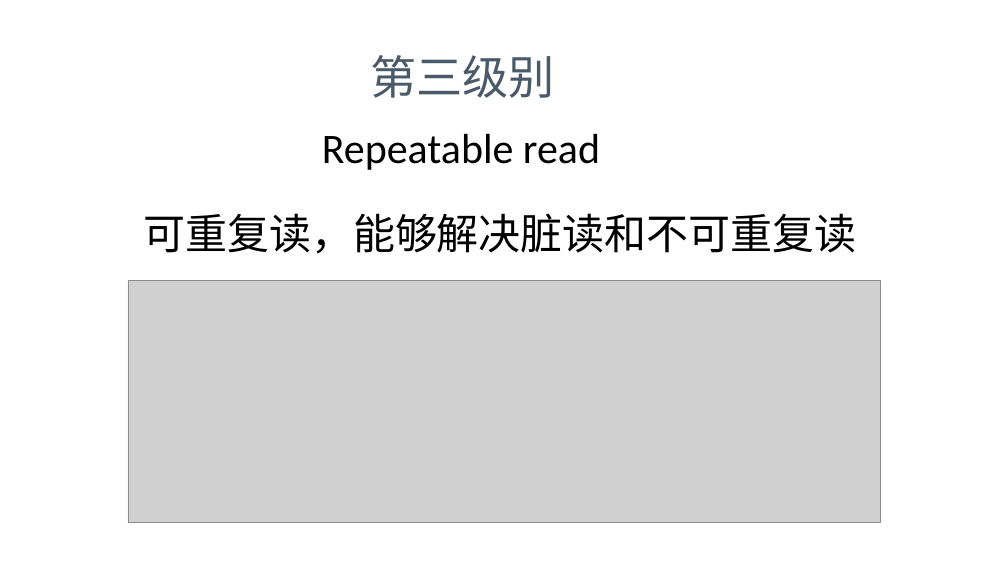
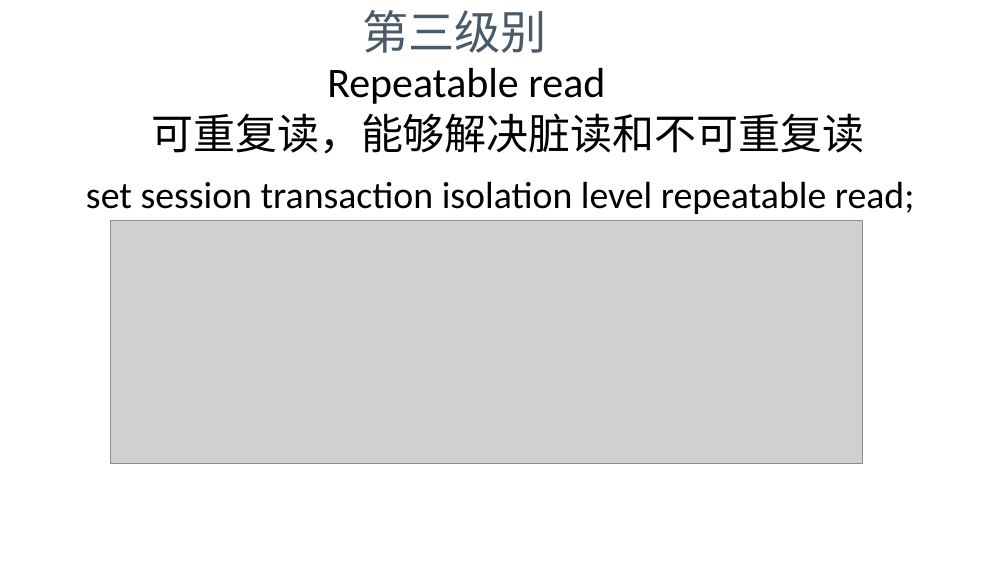
Before and after one commit to yangzhengx/dev01, a slide deck: slide 13 of 演讲.pptx (slide 12 before the commit). Drawn at 1008x567 pixels with LibreOffice and Linux fonts; fonts in the diff are those of the drawing; grey boxes stand for pictures; background and template pictures are left out. Boxes give left, top, right and bottom in pixels: in the first picture for what was removed or moved away, otherwise in the second. Text is boxed around its words. In the diff, an @@ line names an element or a change of style, - is before the commit and + after.

```diff
--- a/演讲.pptx
+++ b/演讲.pptx
@@ text "第三级别": place and size @@
-text "第三级别" at (370,55,555,98)
+text "第三级别" at (362,10,547,53)
@@ text "Repeatable read": place and size @@
-text "Repeatable read" at (322,134,600,170)
+text "Repeatable read" at (327,68,605,104)
@@ text "可重复读，能够解决脏读和不可重复读": place and size @@
-text "可重复读，能够解决脏读和不可重复读" at (143,213,856,254)
+text "可重复读，能够解决脏读和不可重复读" at (151,113,864,154)
@@ text added at (86,181,914,214), 36 pt, text #000000 @@
+set session transaction isolation level repeatable read;
@@ picture: place and size @@
-picture at (128,280,880,523)
+picture at (110,221,863,464)
```
Also in this commit, not shown: 12 other slides changed, 1 slide added.
